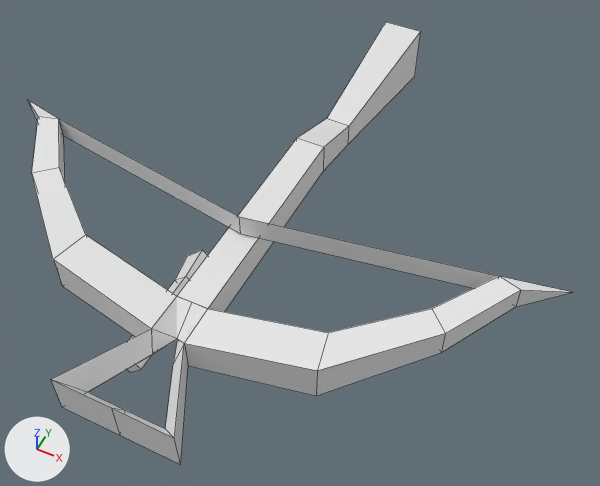
Two versions of the Blender file Project Files/Assets/Models/Weapons/weapons.blend, one commit apart.
Both versions are drawn from a 50 mm camera at (0.536, -0.97, 1.14) aimed at (0.051, -0.001, -0.071). Every picture has the same lights, and +X, +Y and +Z are marked at lower left. Mesh edges are drawn as thin lines.

In view in the first picture: 'Crossbow'.
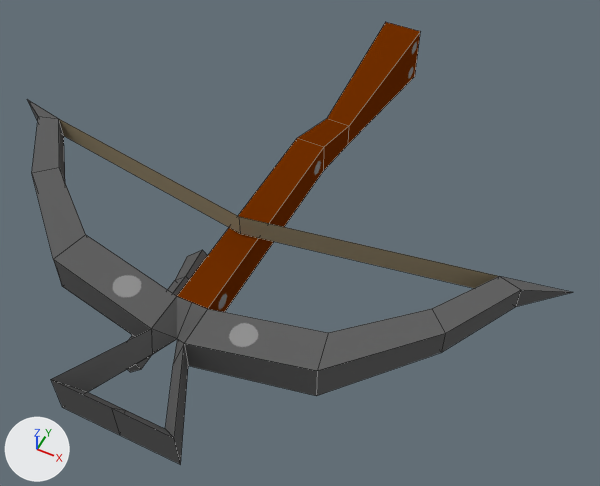
Boxes [x1, y1, x2, y2] around the edits, measured in the pictures (600 x 486 px):
```json
{"object": "Crossbow", "change": "surface changed", "before": [27, 22, 573, 465], "after": [27, 22, 573, 465]}
```

The change, as JSON lines over the scene's bpy script:
```json
{"op": "add", "block": "img_crossbow", "code": ["img_crossbow = load_image('Crossbow', '../../../../CBFD Multi-Redux/Assets/Textures/Weapons/Crossbow.png', 512, 512, 'sRGB')"]}
{"op": "remove", "block": "mat_crossbow", "code": "mat_crossbow.base_color = (0.8, 0.8, 0.8)  # white #e7e7e7"}
{"op": "add", "block": "mat_crossbow", "code": "mat_crossbow.texture = img_crossbow"}
{"op": "set", "path": "mat_crossbow.roughness", "old": "0.5", "new": "1.0"}
{"op": "add", "block": "mat_crossbow", "code": "mat_crossbow.specular_ior_level = 0.0"}
```
